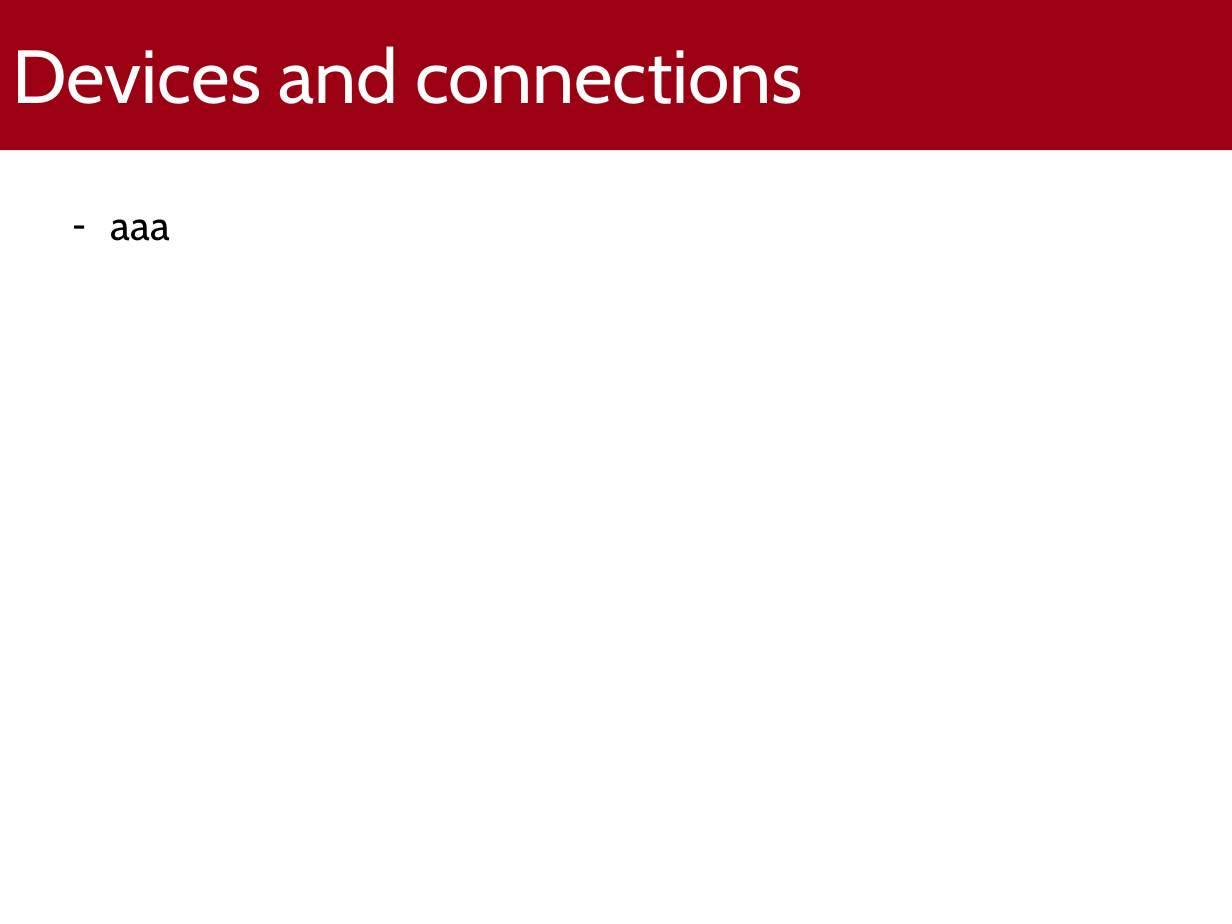
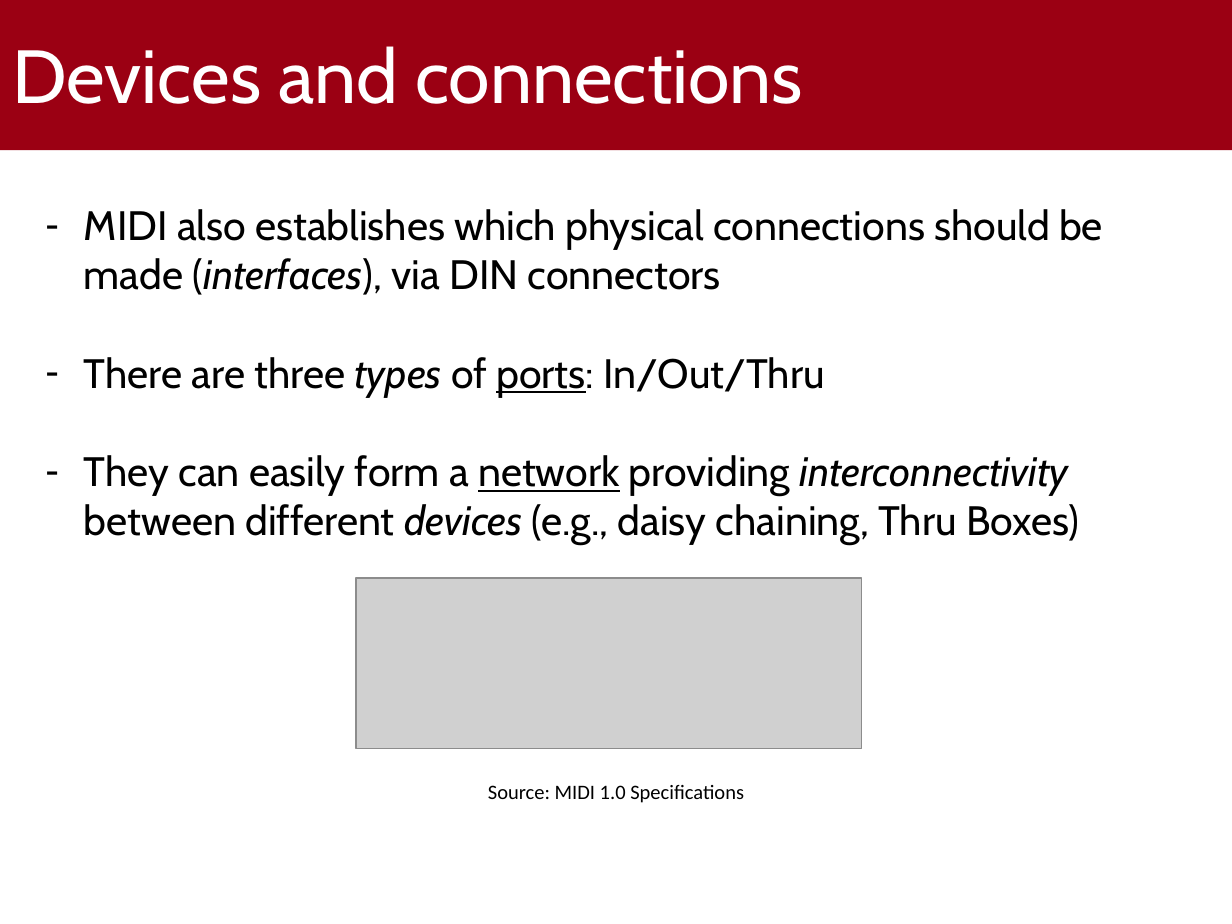
Before and after one commit to gabrielrovesti/Mobile-programming-and-multimedia-UniPD, a slide deck: slide 10 of Final presentation/MIDI Standard - Gabriel Rovesti 2103389.pptx (slide 11 before the commit). Drawn at 1232x924 pixels with LibreOffice and Linux fonts; fonts in the diff are those of the drawing; grey boxes stand for pictures; background and template pictures are left out. Boxes give left, top, right and bottom in pixels: in the first picture for what was removed or moved away, otherwise in the second. Text is boxed around its words. In the diff, an @@ line names an element or a change of style, - is before the commit and + after.

```diff
--- a/Final presentation/MIDI Standard - Gabriel Rovesti 2103389.pptx
+++ b/Final presentation/MIDI Standard - Gabriel Rovesti 2103389.pptx
@@ text at (84, 209, 1103, 545): text changed @@
-– aaa
+– MIDI also establishes which physical connections should be made (interfaces), via DIN connectors
+– There are three types of ports: In/Out/Thru
+– They can easily form a network providing interconnectivity between different devices (e.g., daisy chaining, Thru Boxes)
@@ picture added at (356, 578, 861, 749) @@
@@ text added at (488, 785, 744, 803), 12 pt, text #000000 @@
+Source: MIDI 1.0 Specifications
```
Also in this commit, not shown: 9 other slides changed, 1 slide added, 1 slide removed, 3 other files.
